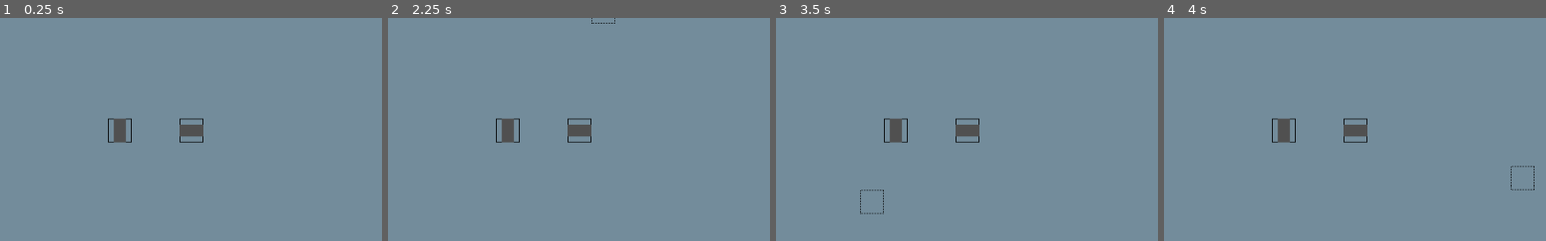
Above: before the commit, frames 1-4 (left to right).
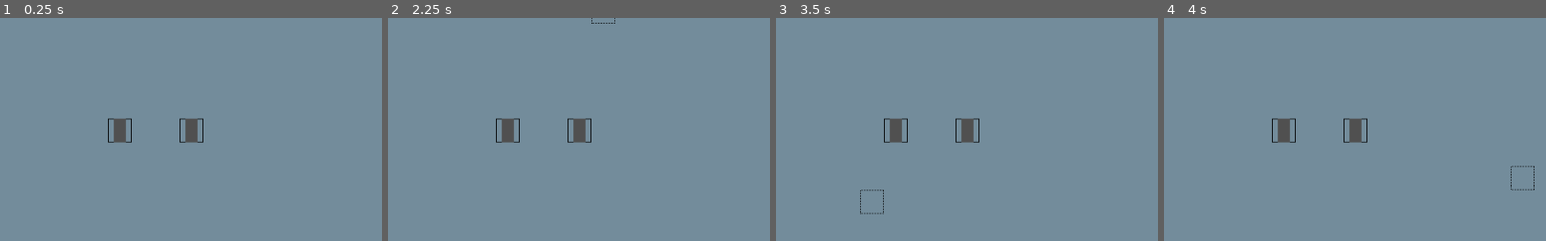
Above: after the commit, the same moments.

Repository: VitorDiasBode/GodotDemos
Game: Godot game, scene res://Demo.tscn
Two runs of this game, one before a commit and one after it. Both use one fixed random seed, a clock stepped at 60 frames per second and the inputs below.
Inputs (mouse positions are % of the whole screen's width and height, from its top left):
- Up to frame 1 (0.25 s): no input
- Up to frame 2 (2.25 s): tap Enter (ui_accept) at 0.5, 0.77, 1.25, 1.52, 2 s; move the mouse to (72, 45) at 0.52 s; click (72, 45) at 0.67 s; move the mouse to (30, 55) at 1.27 s; click (30, 55) at 1.42 s; move the mouse to (60, 28) at 2.02 s; click (60, 28) at 2.17 s
- Up to frame 3 (3.5 s): tap Enter (ui_accept) at 2.75, 3.02 s; move the mouse to (45, 70) at 2.77 s; click (45, 70) at 2.92 s
- Up to frame 4 (4 s): tap Enter (ui_accept) at 3.5, 3.77 s; move the mouse to (80, 65) at 3.52 s; click (80, 65) at 3.67 s
The pictures show only the part of the screen within x 33-83%, y 31-81%; the shares and areas given below are measured in that part.

The runs differ from the first frame. In frame 1, 0.3% of the frame differs, in the area x 47-54%, y 44-56%; in frame 2, 0.3%; in frame 3, 0.3%; in frame 4, 0.3%.
Error after the commit: Invalid get index 'initial_type' (on base: 'null instance'). (res://Pipe/Pipe.gd:17)

Commit message:
refactor - modifiquei o codigo do Pipe para poder ser conectado com outros pipes mesmo sem ser um pipe de extremidade e reiniciei os PipeTypes

Diff:
--- a/Pipe/Pipe.gd
+++ b/Pipe/Pipe.gd
@@ -1,7 +1,6 @@
 extends Node2D
 
 export var current_pipe_type:NodePath
-var is_pipe_end = true
 
 func _ready():
 	if current_pipe_type == NodePath():
@@ -18,6 +17,9 @@
 		new_pipe_type = get_node(current_pipe_type).initial_type
 
 	$AnimatedSprite.animation = new_pipe_type
+#	Debug.d_print("current pipe type: "+current_pipe_type)
+#	Debug.d_print("current animation: "+$AnimatedSprite.animation)
+#	Debug.d_print("----------------")
 
 func set_pipe_type():
 	current_pipe_type = "PipeTypes/"+$AnimatedSprite.animation
--- a/Pipe/Pipe.tscn
+++ b/Pipe/Pipe.tscn
@@ -12,7 +12,7 @@
 [ext_resource path="res://PipeAssets/TCrossLeft.png" type="Texture" id=10]
 [ext_resource path="res://PipeAssets/TCrossUp.png" type="Texture" id=11]
 [ext_resource path="res://PipeAssets/TCrossDown.png" type="Texture" id=12]
-[ext_resource path="res://Pipe/PipeType.gd" type="Script" id=13]
+[ext_resource path="res://Pipe/PipeType/PipeType.gd" type="Script" id=13]
 
 [sub_resource type="RectangleShape2D" id=1]
 extents = Vector2( 2, 2 )
@@ -98,21 +98,14 @@
 
 [node name="PipeTypes" type="Node2D" parent="."]
 
-[node name="simple_v" type="Node2D" parent="PipeTypes"]
+[node name="simple_h_left" type="Node2D" parent="PipeTypes"]
 script = ExtResource( 13 )
-initial_type = "simple_v"
-connections = {
-"down": [ "simple_v", "simple_v" ],
-"left": [ "curve_right", "simple_h" ],
-"right": [ "curve_left", "simple_h" ],
-"up": [ "simple_v", "simple_v" ]
-}
+pipe_sprite = "simple_h"
 
-[node name="simple_h" type="Node2D" parent="PipeTypes"]
+[node name="simple_h_right" type="Node2D" parent="PipeTypes"]
 script = ExtResource( 13 )
-connections = {
-"down": [ "curve_right", "simple_v" ],
-"left": [ "simple_h", "simple_h" ],
-"right": [ "simple_h", "simple_h" ],
-"up": [ "curve_down", "simple_v" ]
-}
+pipe_sprite = "simple_h"
+
+[node name="simple_h_middle" type="Node2D" parent="PipeTypes"]
+script = ExtResource( 13 )
+pipe_sprite = "simple_h"
--- a/Pipe/PipeType.gd
+++ b/Pipe/PipeType/PipeType.gd
@@ -2,12 +2,12 @@
 extends Node2D
 
 onready var anim = $"../../AnimatedSprite"
-export var initial_type = "simple_h"
+export var pipe_sprite = ""
 export var connections = {
-	"down":["simple_v", "simple_v"],
-	"left":["simple_v", "simple_v"],
-	"up":["simple_v", "simple_v"],
-	"right":["simple_v", "simple_v"],
+	"down":["", ""],
+	"left":["", ""],
+	"up":["", ""],
+	"right":["", ""],
 }
 
 func set_conection(direction:String):
--- a/PipeCreator/PipeCreator.gd
+++ b/PipeCreator/PipeCreator.gd
@@ -21,26 +21,23 @@
 
 func _on_Area2D_area_entered(area:Area2D, direction:String):
 	if area.is_in_group("Pipe"):
-		if area.owner.is_pipe_end:
-			nearby_pipe = area.owner
-			var new_pipe_type = nearby_pipe.set_connection(direction)
-			pipe.set_pipe(new_pipe_type)
+		nearby_pipe = area.owner
+		var new_pipe_type = nearby_pipe.set_connection(direction)
+		pipe.set_pipe(new_pipe_type)
 
 
 func _on_Area2D_area_exited(area):
 	if area.is_in_group("Pipe"):
-		if area.owner.is_pipe_end:
-			area.owner.set_pipe("")
-			pipe.set_pipe("none")
-			nearby_pipe = null
+		area.owner.set_pipe("")
+		pipe.set_pipe("none")
+		nearby_pipe = null
 
 func create_pipe():
 	pipe = load_pipe.instance()
 	get_parent().call_deferred("add_child", pipe)
 
 func place_pipe():
-	nearby_pipe.is_pipe_end = false
-	pipe.is_pipe_end = true
+	nearby_pipe.set_pipe_type()
 	pipe.set_pipe_type()
 	pipe = null
 	create_pipe()
--- a/project.godot
+++ b/project.godot
@@ -12,7 +12,7 @@
 "base": "Node2D",
 "class": "PipeType",
 "language": "GDScript",
-"path": "res://Pipe/PipeType.gd"
+"path": "res://Pipe/PipeType/PipeType.gd"
 } ]
 _global_script_class_icons={
 "PipeType": ""
